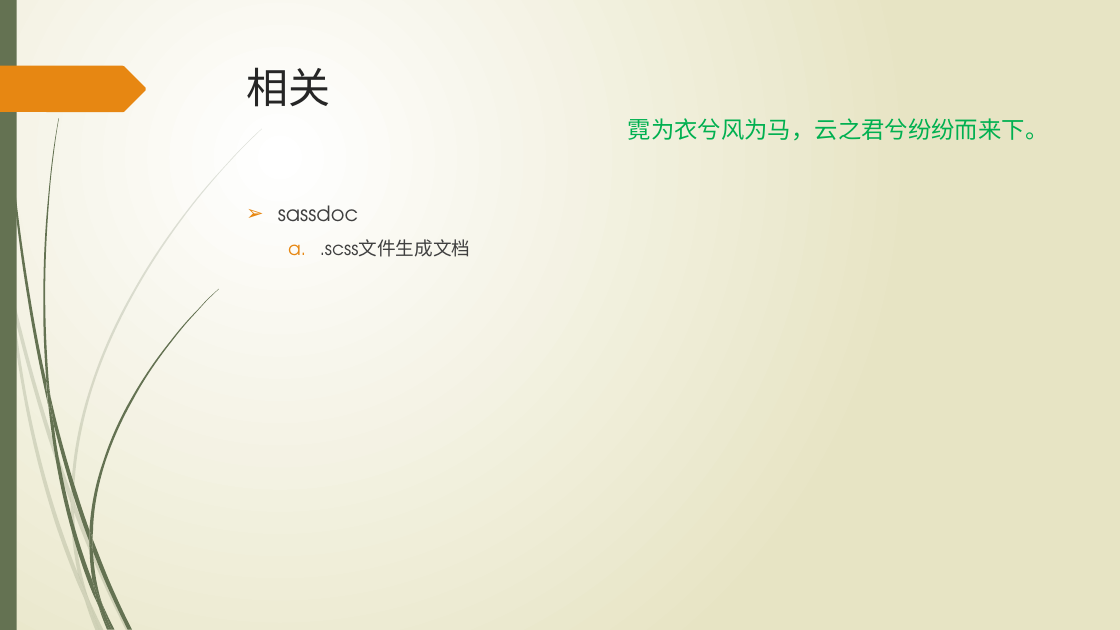
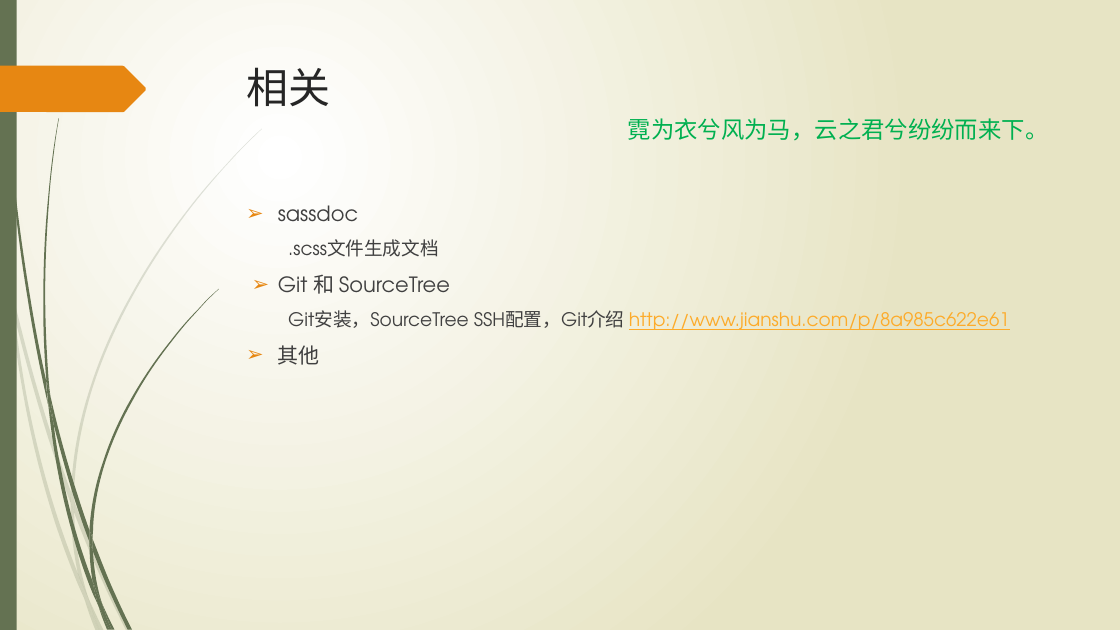
Before and after one commit to wangweihui/sassdemo, a slide deck: slide 10 of SASS愈行愈远.pptx. Drawn at 1120x630 pixels with LibreOffice and Linux fonts; fonts in the diff are those of the drawing. Boxes give left, top, right and bottom in pixels: in the first picture for what was removed or moved away, otherwise in the second. Text is boxed around its words. In the diff, an @@ line names an element or a change of style, - is before the commit and + after.

```diff
--- a/SASS愈行愈远.pptx
+++ b/SASS愈行愈远.pptx
@@ text at box(288, 239, 439, 257): bullet a. to none @@
@@ text at box(278, 275, 1010, 365): paragraphs added @@
+➢ Git 和 SourceTree
+  Git安装，SourceTree SSH配置，Git介绍 http://www.jianshu.com/p/8a985c622e61
+➢ 其他
```
Also in this commit, not shown: 1 other slide changed, 1 slide added.
